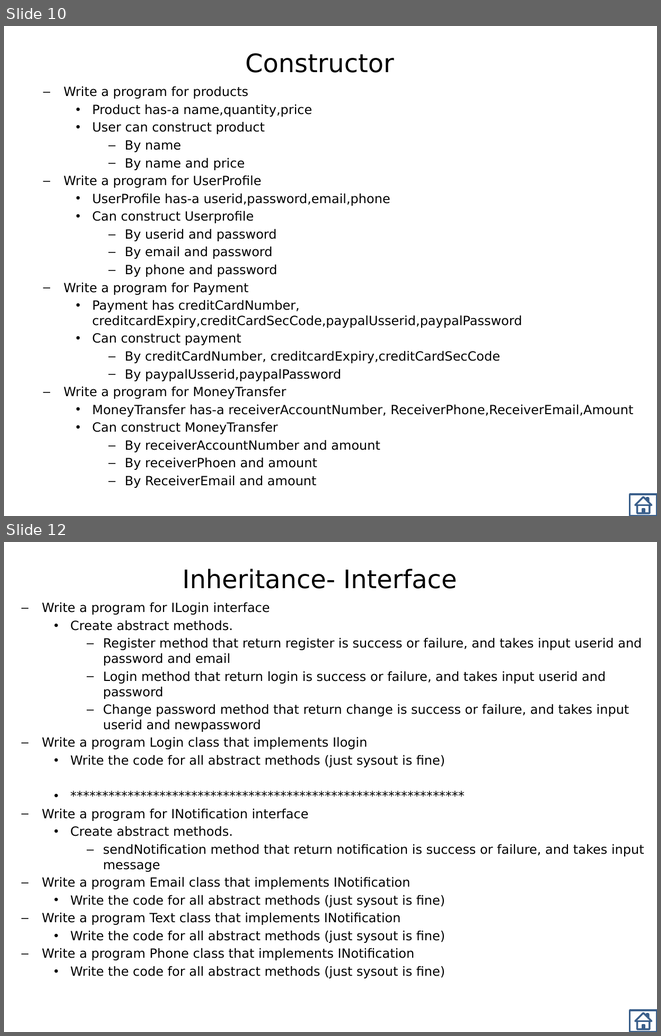
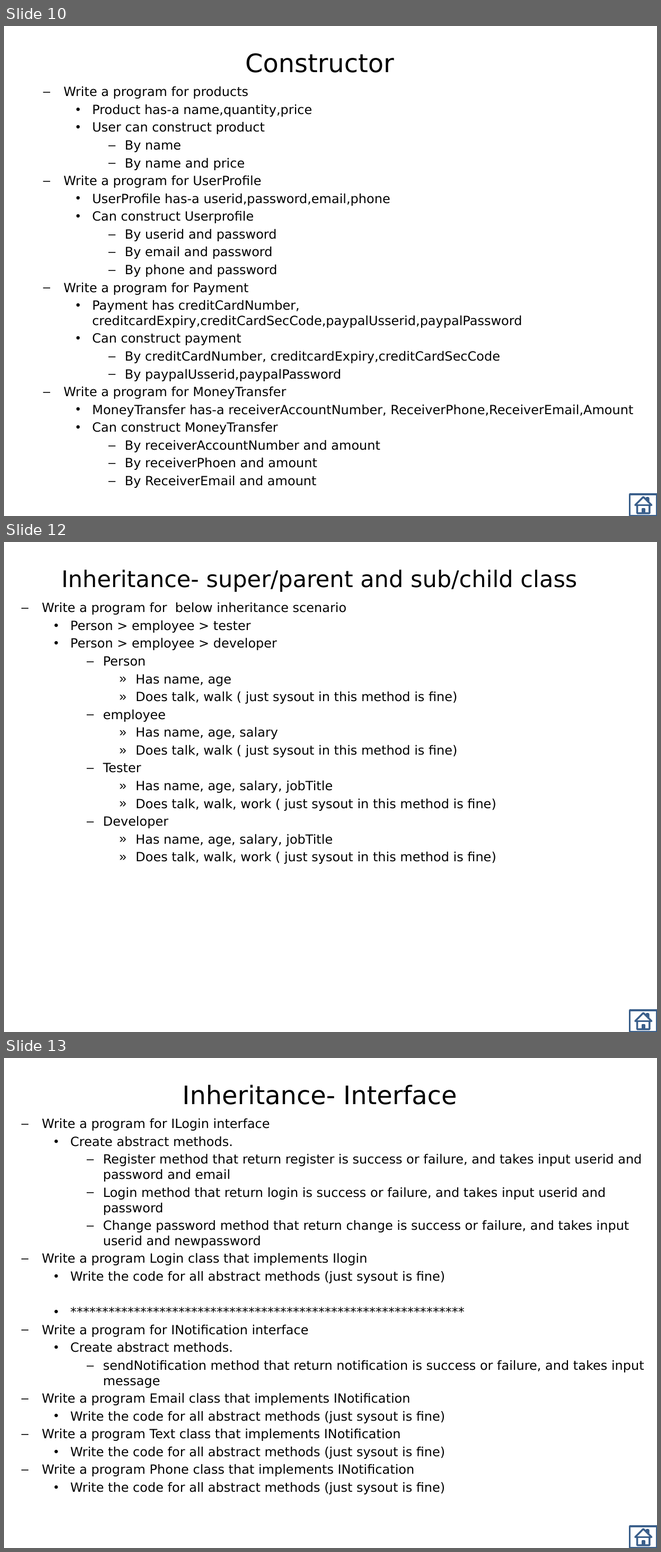
Before and after one commit to thinkcodegravity/dec24java, a slide deck: Assignments.pptx. Shown one above the other, each under a label of ours: slides 10 and 12 before the commit, slides 10, 12 and 13 after it; the slides between them are not shown. The pictures are 661x1036 and 661x1552 pixels, drawn with LibreOffice and Linux fonts; fonts in the diff are those of the drawing. Boxes give left, top, right and bottom in pixels: in the first picture for what was removed or moved away, otherwise in the second. Text is boxed around its words. In the diff, an @@ line names an element or a change of style, - is before the commit and + after.

```diff
--- a/Assignments.pptx
+++ b/Assignments.pptx
@@ slide 12 added at (x1=4, y1=542, x2=657, y2=1032), background #FFFFFF @@
@@ title added at (x1=61, y1=570, x2=577, y2=592), 25.2 pt, text #000000 @@
+Inheritance- super/parent and sub/child class
@@ text added at (x1=42, y1=602, x2=496, y2=864), 14 pt, text #000000 @@
+  – Write a program for below inheritance scenario
+    • Person > employee > tester
+    • Person > employee > developer
+      – Person
+        » Has name, age
+        » Does talk, walk ( just sysout in this method is fine)
+      – employee
+        » Has name, age, salary
+        » Does talk, walk ( just sysout in this method is fine)
+      – Tester
+        » Has name, age, salary, jobTitle
+        » Does talk, walk, work ( just sysout in this method is fine)
+      – Developer
+        » Has name, age, salary, jobTitle
+        » Does talk, walk, work ( just sysout in this method is fine)
@@ action button home added at (x1=629, y1=1010, x2=657, y2=1032), outline #3A5F8C 2 pt @@
@@ what was slide 12 is now slide 13 @@
```
Also in this commit, not shown: 1 slide changed, 10 other files.
